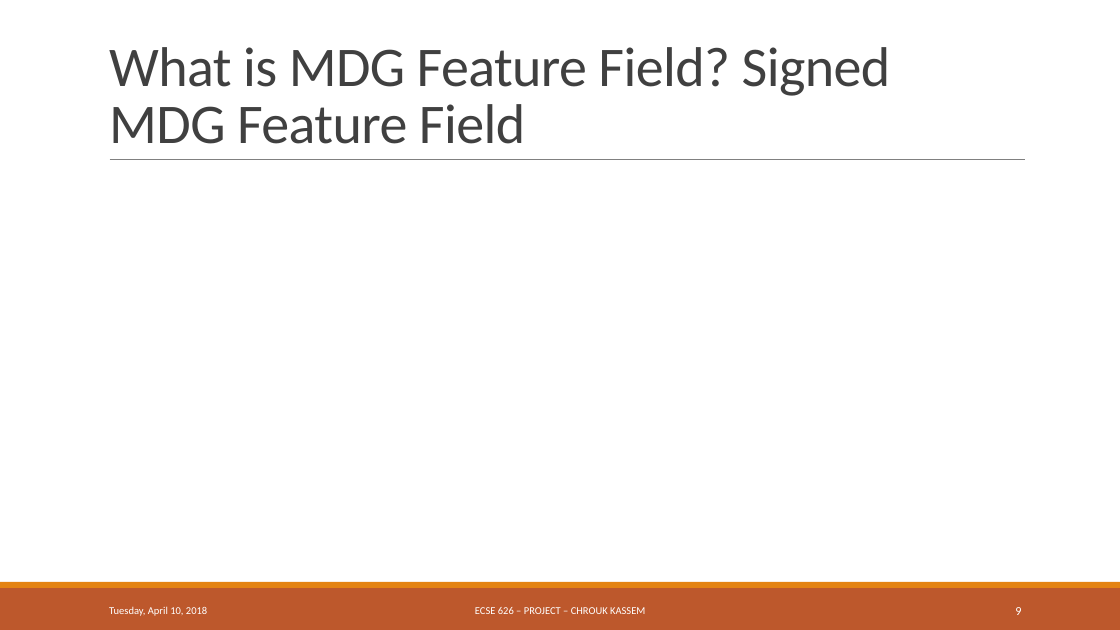
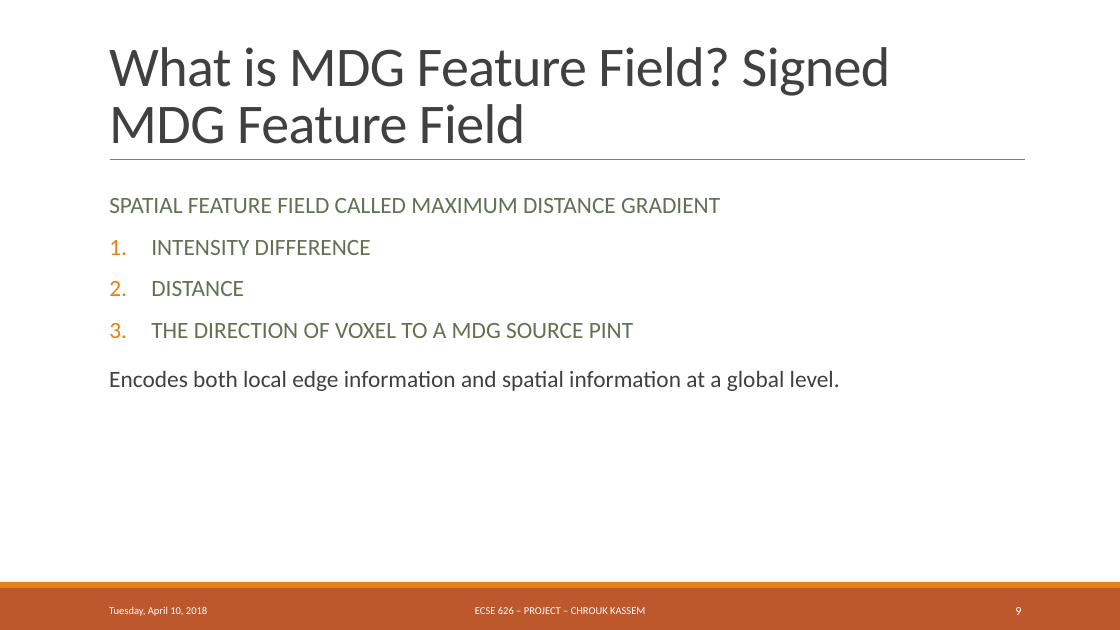
Before and after one commit to ChroukK/MDG_MI_project, a slide deck: slide 9 of Maximum Distance Gradient for Robust Image Registration.pptx. Drawn at 1120x630 pixels with LibreOffice and Linux fonts; fonts in the diff are those of the drawing. Boxes give left, top, right and bottom in pixels: in the first picture for what was removed or moved away, otherwise in the second. Text is boxed around its words. In the diff, an @@ line names an element or a change of style, - is before the commit and + after.

```diff
--- a/Maximum Distance Gradient for Robust Image Registration.pptx
+++ b/Maximum Distance Gradient for Robust Image Registration.pptx
@@ text added at [109, 198, 720, 338], 20 pt, text #637052 @@
+SPATIAL FEATURE FIELD CALLED MAXIMUM DISTANCE GRADIENT
+1. INTENSITY DIFFERENCE
+2. DISTANCE
+3. THE DIRECTION OF VOXEL TO A MDG SOURCE PINT
@@ text added at [109, 371, 840, 391], 20 pt, text #404040 @@
+  Encodes both local edge information and spatial information at a global level.
```
Also in this commit, not shown: 3 other slides changed, 36 other files.
